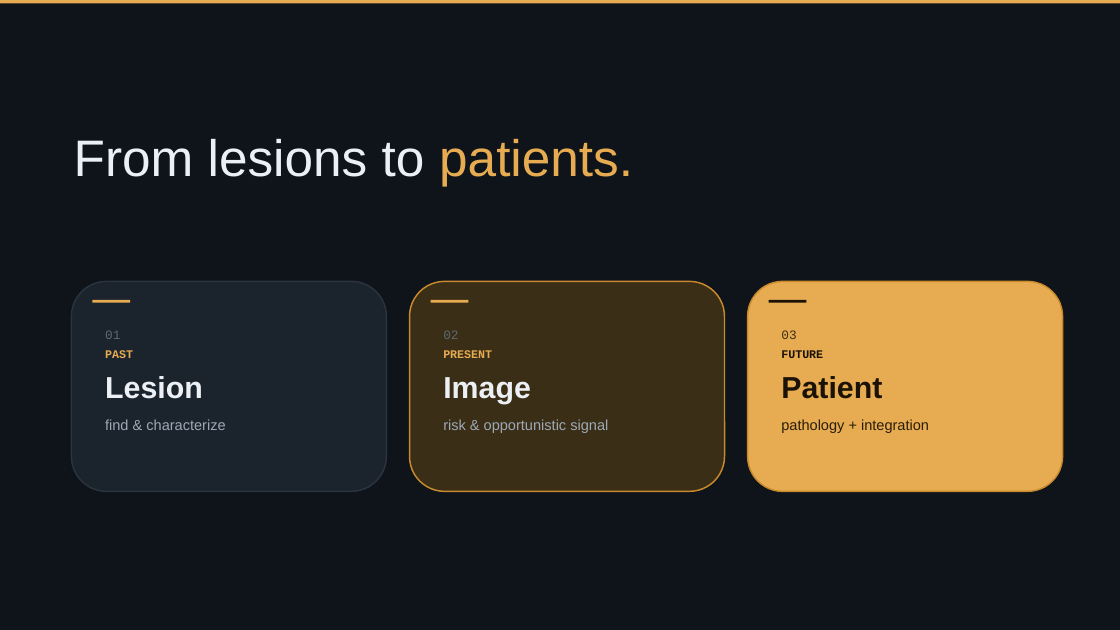
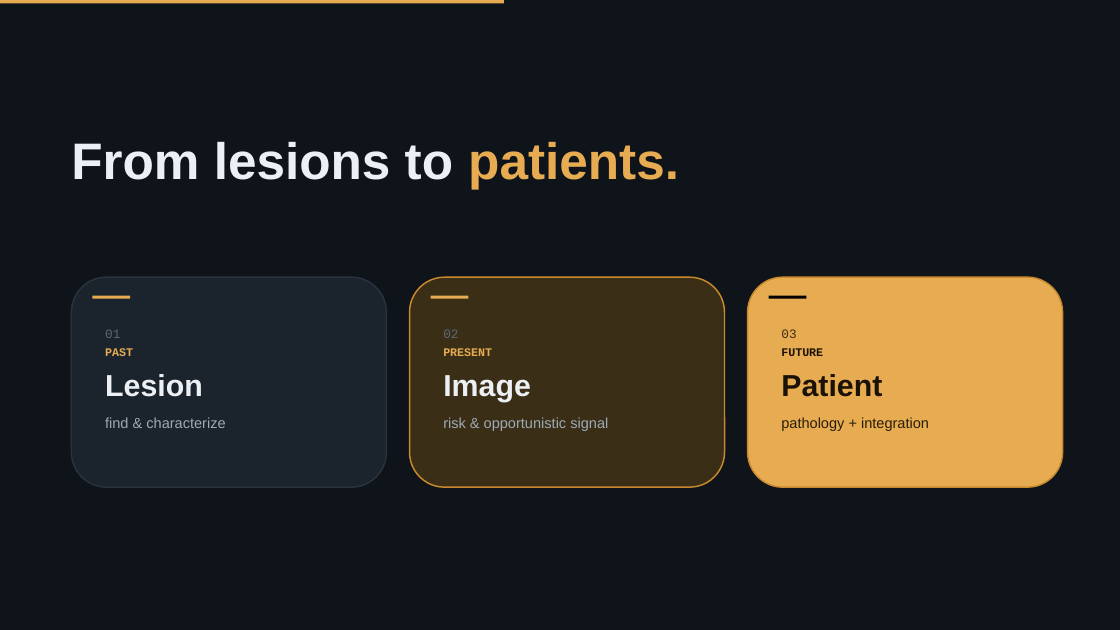
Before and after one commit to Emory-HITI/Mammo, a slide deck: slide 5 of keynote-iwbi-2026/pptx/sections/IWBI2026_Trivedi_00_hook.pptx. Drawn at 1120x630 pixels with LibreOffice and Linux fonts; fonts in the diff are those of the drawing. Boxes give left, top, right and bottom in pixels: in the first picture for what was removed or moved away, otherwise in the second. Text is boxed around its words. In the diff, an @@ line names an element or a change of style, - is before the commit and + after.

```diff
--- a/keynote-iwbi-2026/pptx/sections/IWBI2026_Trivedi_00_hook.pptx
+++ b/keynote-iwbi-2026/pptx/sections/IWBI2026_Trivedi_00_hook.pptx
@@ rectangle: place and size @@
-rectangle at (0,0,1120,3)
+rectangle at (0,0,504,3)
@@ text "From lesions to patients." at (71,141,679,189): bold on; less space between paragraphs @@
@@ rounded rectangle "01" at (71,277,386,487): outline #2A333E 1.25 pt to #2A333D 1.25 pt @@
@@ 3 rounded rectangles, 3 rectangles: place and size @@
-3 rounded rectangles, 3 rectangles at (71,281,1063,492)
+3 rounded rectangles, 3 rectangles at (71,277,1063,487)
@@ rectangle at (769,296,807,299): fill #1A1206 to #000000 @@
```
Also in this commit, not shown: 5 other slides changed, 1 other file.
